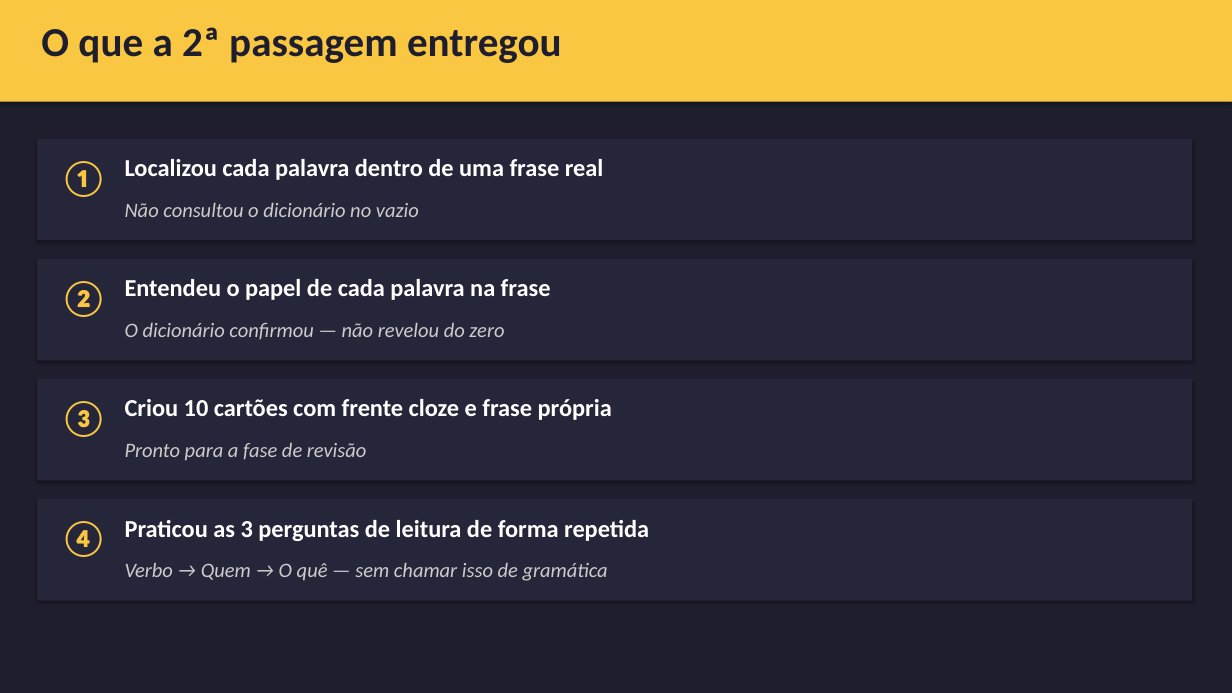
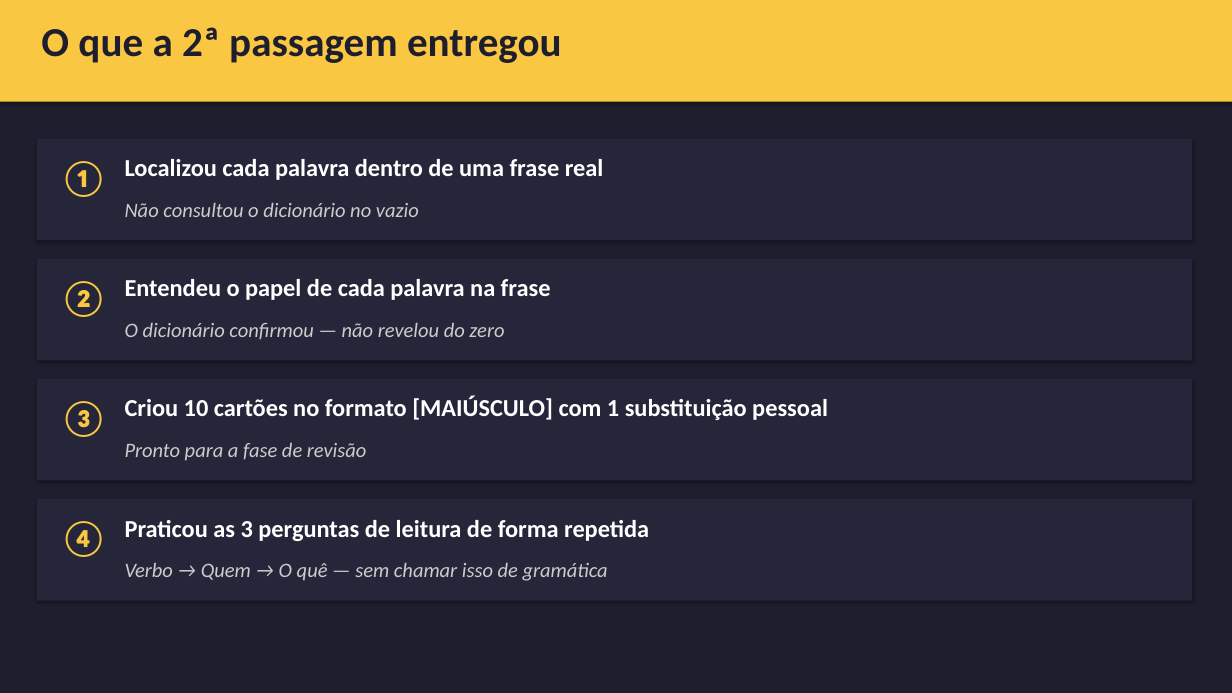
Before and after one commit to emadruga/StudyAmigoApp, a slide deck: slide 27 of placement_exam/planning_E02/E02_slides_Tier1_Duas_Passagem_v1.0.pptx. Drawn at 1232x693 pixels with LibreOffice and Linux fonts; fonts in the diff are those of the drawing. Boxes give left, top, right and bottom in pixels: in the first picture for what was removed or moved away, otherwise in the second. Text is boxed around its words. In the diff, an @@ line names an element or a change of style, - is before the commit and + after.

```diff
--- a/placement_exam/planning_E02/E02_slides_Tier1_Duas_Passagem_v1.0.pptx
+++ b/placement_exam/planning_E02/E02_slides_Tier1_Duas_Passagem_v1.0.pptx
@@ text at <box>125,397,828,420</box>: text changed @@
-Criou 10 cartões com frente cloze e frase própria
+Criou 10 cartões no formato [MAIÚSCULO] com 1 substituição pessoal
```
Also in this commit, not shown: 12 other slides changed, 1 other file.
